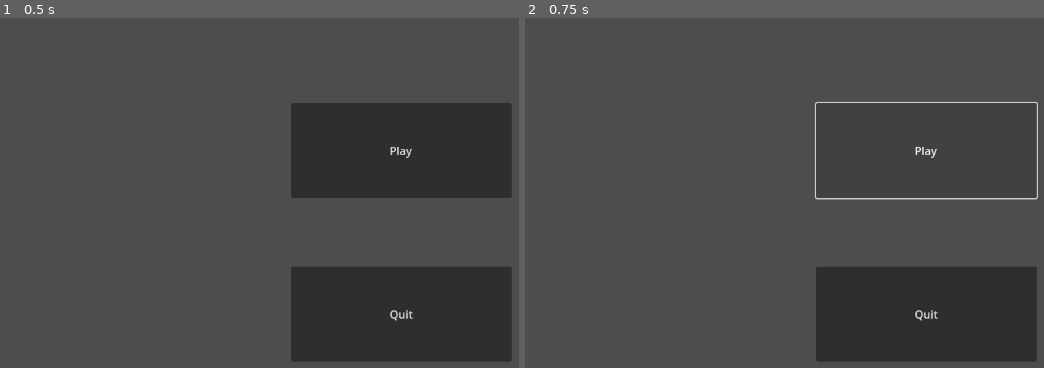
Above: before the commit, frames 1-2 (left to right).
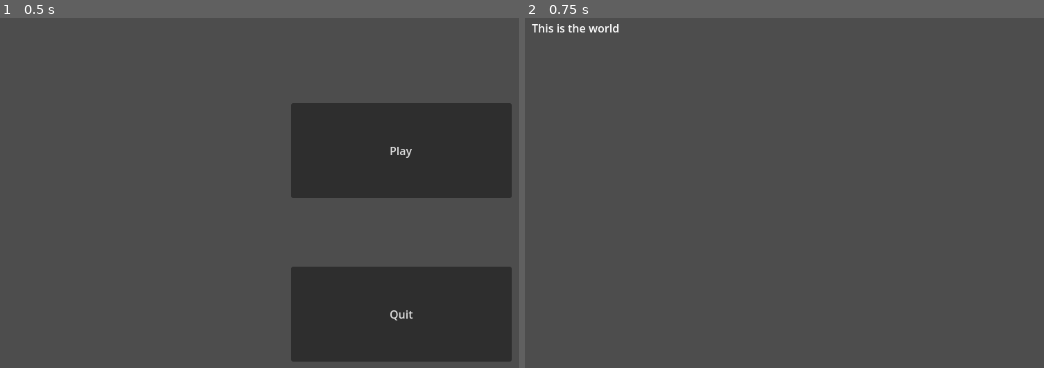
Above: after the commit, the same moments.

Repository: oxbits/godot_crash_course_beginners
Game: Godot game, scene res://main.tscn
Two runs of this game, one before a commit and one after it. Both use one fixed random seed, a clock stepped at 60 frames per second and the inputs below.
Inputs:
- Up to frame 1 (0.5 s): no input
- Up to frame 2 (0.75 s): click "Play" at 0.5 s

Frame 1 is identical in both runs. In frame 2, 12% of the frame differs, in the area x 1-99%, y 1-98%.

Commit message:
demo play button 00:16:20

Diff:
--- a/main.gd
+++ b/main.gd
@@ -4,3 +4,7 @@
 
 func _on_quit_pressed():
 	get_tree().quit()
+
+
+func _on_play_pressed():
+	get_tree().change_scene_to_file("res://world.tscn")
--- a/main.tscn
+++ b/main.tscn
@@ -19,4 +19,5 @@
 offset_bottom = 506.0
 text = "Quit"
 
+[connection signal="pressed" from="Play" to="." method="_on_play_pressed"]
 [connection signal="pressed" from="Quit" to="." method="_on_quit_pressed"]
--- /dev/null
+++ b/world.tscn
@@ -0,0 +1,10 @@
+[gd_scene format=3 uid="uid://chvdt6mitc7hd"]
+
+[node name="World" type="Node2D"]
+
+[node name="Label" type="Label" parent="."]
+offset_left = 17.0
+offset_top = 13.0
+offset_right = 151.0
+offset_bottom = 41.0
+text = "This is the world"
